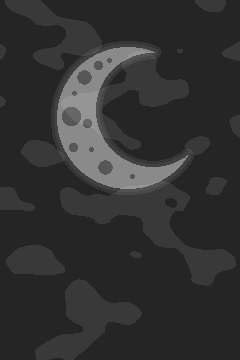
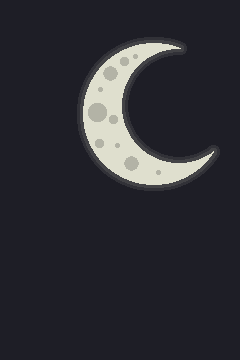
Layer changes from the first 240 × 360 image to the second:
removed layer "Pasted Layer #2" (was 9%) over [0, 0, 240, 360]
painted on "Pasted Layer #1" over [57, 43, 214, 189]
"Pasted Layer #3": opacity 100% → 10%, painted on it over [54, 40, 217, 192]
"Pasted Layer": opacity 100% → 10%, painted on it over [51, 37, 220, 195]
painted on "Layer" over [0, 0, 240, 360]
removed layer "Background" over [0, 0, 240, 360]
